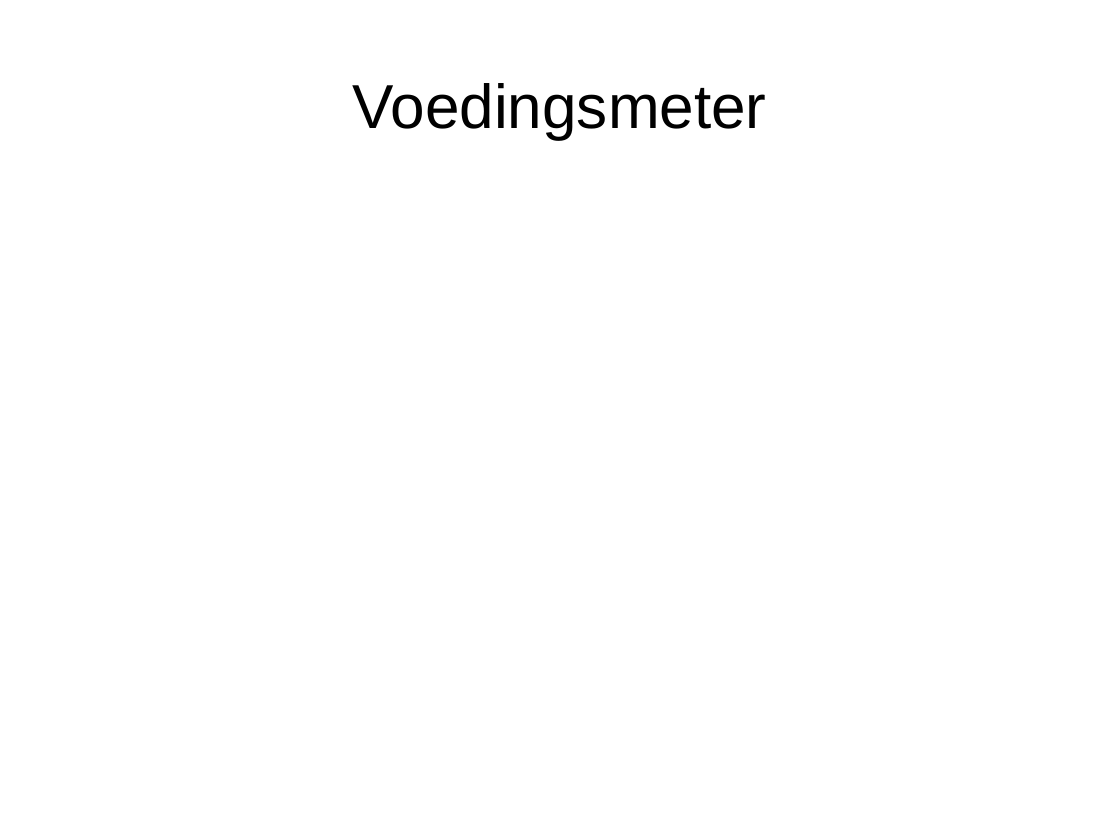
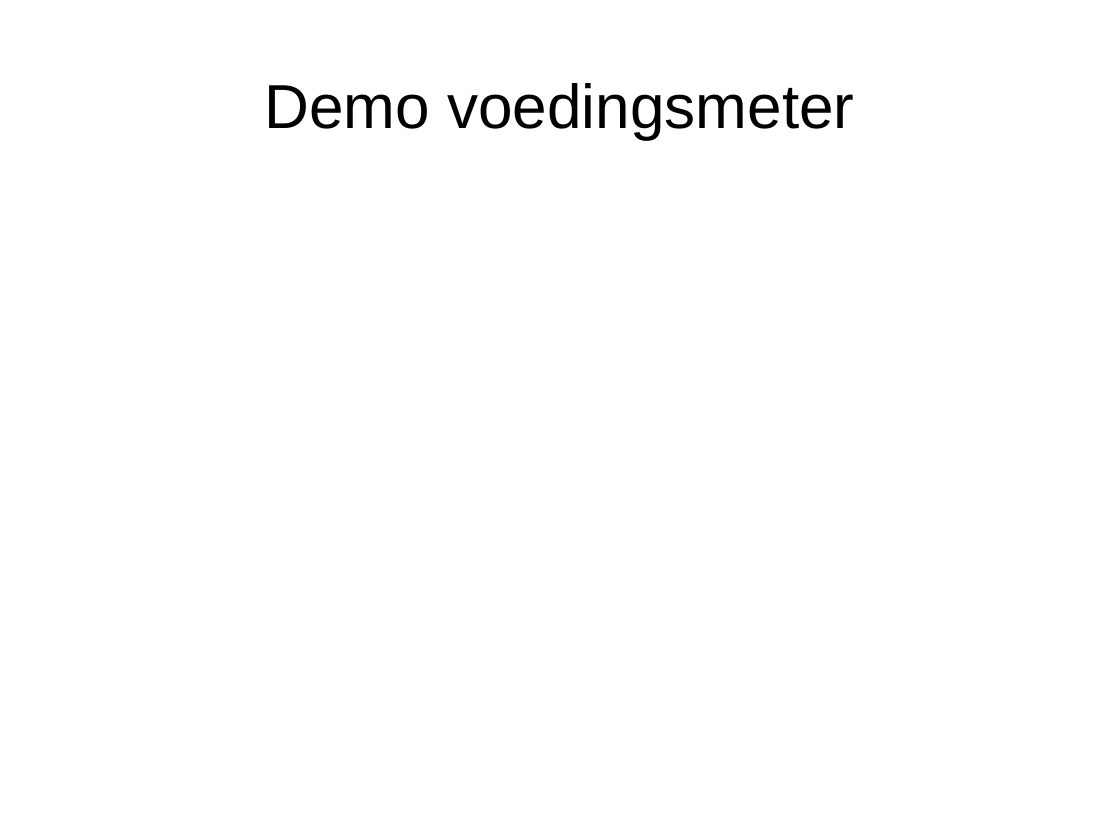
Before and after one commit to karenberntsen/Voedingsmeter2.0, a slide deck: slide 5 of src/main/resources/static/Presentatie.ods.odp (slide 4 before the commit). Drawn at 1120x840 pixels with LibreOffice and Linux fonts; fonts in the diff are those of the drawing. Boxes give left, top, right and bottom in pixels: in the first picture for what was removed or moved away, otherwise in the second. Text is boxed around its words. In the diff, an @@ line names an element or a change of style, - is before the commit and + after.

Commit message:
added slide to presentation

```diff
--- a/src/main/resources/static/Presentatie.ods.odp
+++ b/src/main/resources/static/Presentatie.ods.odp
@@ title at (265,83,854,139): text changed @@
-Voedingsmeter
+Demo voedingsmeter
```
Also in this commit, not shown: 1 slide added.
